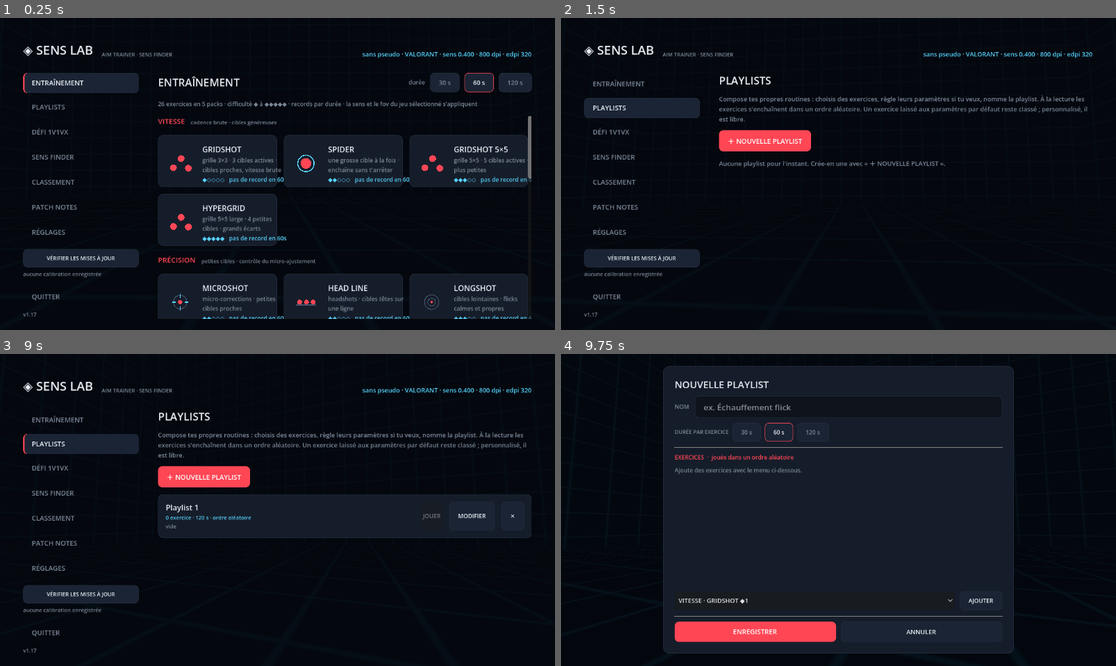
Above: before the commit, frames 1-4 (two rows, left to right).
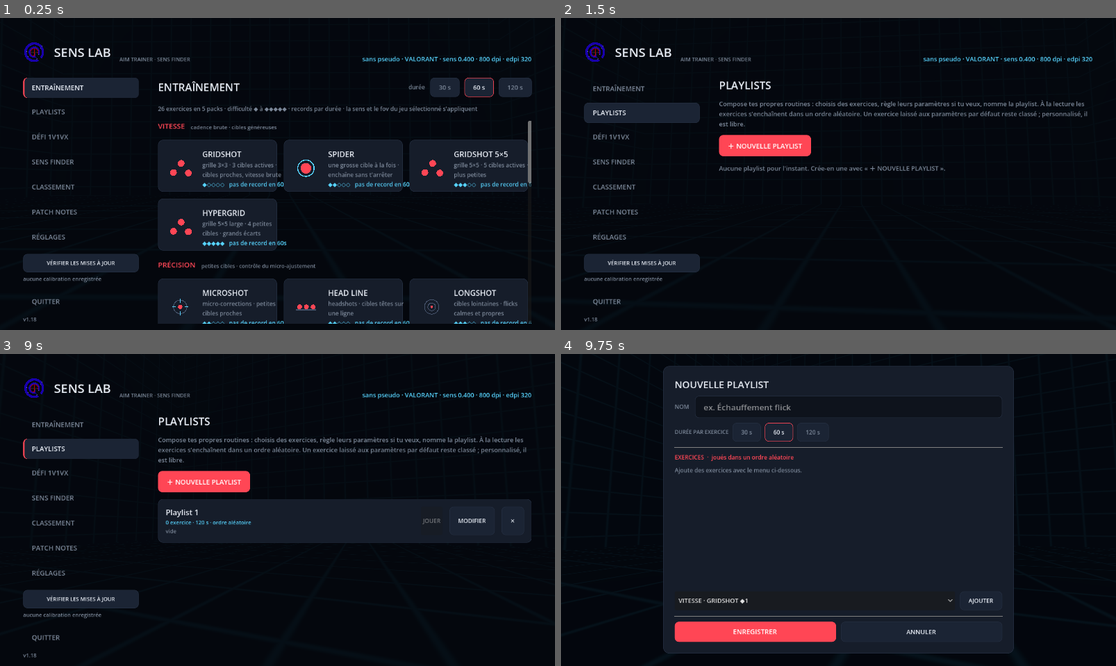
Above: after the commit, the same moments.

Repository: TimLaum/senslab
Game: Godot game, scene res://main.tscn
Two runs of this game, one before a commit and one after it. Both use one fixed random seed, a clock stepped at 60 frames per second and the inputs below.
Inputs:
- Up to frame 1 (0.25 s): no input
- Up to frame 2 (1.5 s): click "ENTRAÎNEMENT" at 0.5 s; click "PLAYLISTS" at 1.25 s
- Up to frame 3 (9 s): click "＋ NOUVELLE PLAYLIST" at 2 s; click "30 s" at 2.75 s; click "60 s" at 3.5 s; click "120 s" at 4.25 s; click "VITESSE · GRIDSHOT ◆1" at 5 s; click "AJOUTER" at 5.75 s; click "PARAMÈTRES" at 6.5 s; click "ENREGISTRER L'EXERCICE" at 7.25 s; click "✕" at 8 s; click "ENREGISTRER" at 8.75 s
- Up to frame 4 (9.75 s): click "＋ NOUVELLE PLAYLIST" at 9.5 s

The runs differ from the first frame. In frame 1, 16% of the frame differs, in the area x 4-96%, y 7-98%; in frame 2, 7.6%; in frame 3, 9.5%; in frame 4, nothing differs.

Commit message:
Nouveau logo : menu, icône fenêtre et icône du .exe
- logo.png (fond blanc rendu transparent, recadré) affiché dans le menu et posé
  en icône de fenêtre/barre des tâches au démarrage.
- Icône du .exe embarquée via rcedit après export (PCK vérifié intact). v1.18

Diff:
--- a/main.gd
+++ b/main.gd
@@ -147,6 +147,9 @@
 
 # journal des versions (le plus récent en premier) — affiché dans l'onglet PATCH NOTES
 const CHANGELOG := [
+	{"v": "1.18", "notes": [
+		"Nouveau logo : affiché dans le menu, en icône de fenêtre et sur le .exe",
+	]},
 	{"v": "1.17", "notes": [
 		"SONAR : le signal 3D est joué une fois à l'apparition, plus distinct et bien mieux spatialisé (gauche/droite)",
 		"SONAR : la cible reste toujours à une hauteur visible (ni sous le sol ni trop haut)",
@@ -523,6 +526,7 @@
 	upd_timer.autostart = true
 	upd_timer.timeout.connect(func(): upd.check())
 	add_child(upd_timer)
+	_set_window_icon()
 	_build_world()
 	_build_sounds()
 	_build_ui()
@@ -530,6 +534,19 @@
 	_load_prefs()
 	_goto_menu()
 	upd.check()
+
+# icône de la fenêtre / barre des tâches (pendant que le jeu tourne)
+func _set_window_icon() -> void:
+	var tex := load("res://logo.png") as Texture2D
+	if tex == null:
+		return
+	var img := tex.get_image()
+	if img == null:
+		return
+	if img.is_compressed():
+		img.decompress()
+	if DisplayServer.get_name() != "headless":
+		DisplayServer.set_icon(img)
 
 # ============================================================
 #  MONDE 3D
@@ -743,14 +760,20 @@
 	# ---- barre du haut ----
 	var top := HBoxContainer.new()
 	top.add_theme_constant_override("separation", 18)
-	var logo := UIKit.label("◈ SENS LAB", 26, UIKit.COL_TEXT, true)
+	var logo_img := TextureRect.new()
+	logo_img.texture = load("res://logo.png")
+	logo_img.custom_minimum_size = Vector2(46, 46)
+	logo_img.expand_mode = TextureRect.EXPAND_FIT_WIDTH_PROPORTIONAL
+	logo_img.stretch_mode = TextureRect.STRETCH_KEEP_ASPECT_CENTERED
+	logo_img.size_flags_vertical = Control.SIZE_SHRINK_CENTER
+	var logo := UIKit.label("SENS LAB", 26, UIKit.COL_TEXT, true)
 	var tag := UIKit.label("AIM TRAINER · SENS FINDER", 11, UIKit.COL_MUTED, true)
 	tag.size_flags_vertical = Control.SIZE_SHRINK_END
 	var sp := Control.new()
 	sp.size_flags_horizontal = Control.SIZE_EXPAND_FILL
 	sum_lbl = UIKit.label("", 13, UIKit.COL_ACCENT2, true)
 	sum_lbl.size_flags_vertical = Control.SIZE_SHRINK_END
-	for n in [logo, tag, sp, sum_lbl]:
+	for n in [logo_img, logo, tag, sp, sum_lbl]:
 		top.add_child(n)
 	root.add_child(top)
 
--- a/updater.gd
+++ b/updater.gd
@@ -6,7 +6,7 @@
 # (un exe Windows ne peut pas s'écraser lui-même pendant qu'il tourne).
 
 const REPO := "TimLaum/senslab"
-const VERSION := "1.17"
+const VERSION := "1.18"
 
 signal update_available(tag: String)
 signal checked(ok: bool, newer: bool, tag: String)   # résultat de chaque check()
Binary file added: logo.png
Not shown, added: logo.png.import
